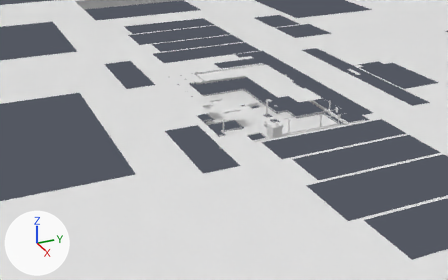
Renders of the glTF model game/assets/props/orison_ground.glb from each side of a commit.
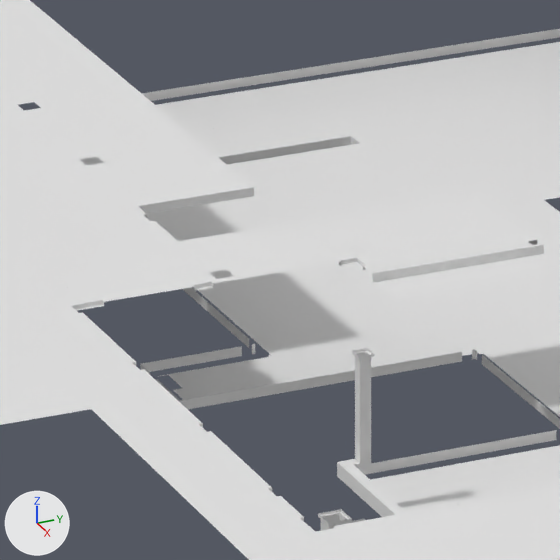
There are two pictures of each version: one from a camera (50 mm lens) standing at (108.99, -54.66, 44.53) and looking at (10.29, -10.25, -4.82), one close up on the part from 42% to 54% of the width and 31% to 50% of the height. Arrows for +X, +Y and +Z are at lower left; the lights stay in place. The older version's two pictures come first. Vertices at exactly the same position are counted once.

Objects in the first close-up: 'Court_asphalt_N1_P2', 'Court_asphalt_P0_P2', 'Court_asphalt_P0_P3', 'Court_asphalt_P1_P2', 'Court_asphalt_P1_P3', 'Court_asphalt_P4_P3', 'Court_soil_N1_P0', 'Court_soil_N2_P0', 'Court_soil_P0_P1', 'Court_soil_P0_P2', 'Court_soil_P1_P1', 'Court_soil_P1_P2', 'Court_soil_P1_P3', 'Court_soil_P2_P2' and 29 more.
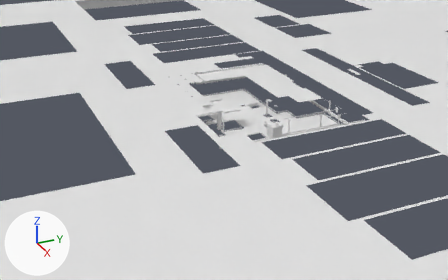
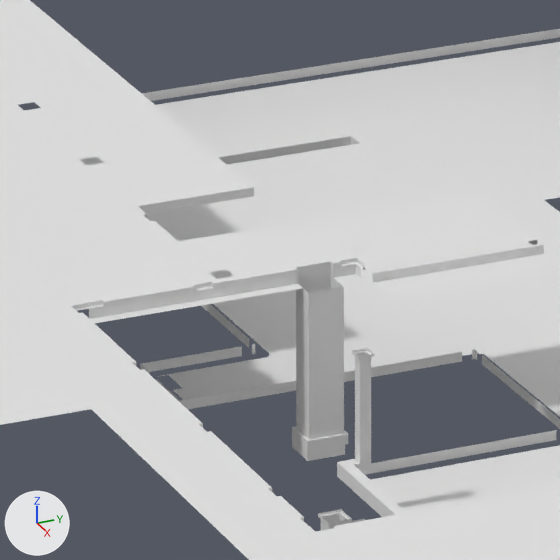
Where the newer file only moved an object's origin or applied its transform, the numbers keep the older frame.

Where the change shows, as pixel boxes (x1, y1, x2, y2) in the close-ups (560 x 560 px; the box of a moved part takes in the faces that stretch with it):
'Court_asphalt_P1_P3', reshaped
    before: (0, 217, 216, 326)
    after: (0, 217, 217, 326)
'Court_soil_P2_P2', reshaped (19% wider)
    before: (337, 274, 505, 513)
    after: (305, 274, 505, 513)
'Court_asphalt_P1_P2', reshaped (19% taller)
    before: (142, 210, 428, 283)
    after: (142, 210, 428, 297)
'Court_soil_P1_P2', reshaped, moved (34% taller)
    before: (157, 262, 363, 409)
    after: (157, 262, 363, 459)
'Court_soil_P1_P3', reshaped
    before: (75, 286, 213, 311)
    after: (75, 286, 222, 323)
part 1 of me_court_asphalt_p1_p2, built on
    before: (192, 223, 340, 279)
    after: (192, 223, 341, 297)
part 2 of me_court_asphalt_p1_p3, added
    after: (104, 283, 217, 316)
part 3 of me_court_soil_p1_p2, moved or reshaped
    both: (157, 370, 355, 409)
part 4 of me_court_soil_p1_p2, moved or reshaped
    before: (173, 352, 355, 400)
    after: (173, 356, 355, 400)
part 5 of me_court_soil_p1_p2, added
    after: (292, 276, 346, 459)
part 6 of me_court_soil_p1_p2, added
    after: (334, 262, 363, 282)
part 7 of me_court_soil_p1_p2, added
    after: (217, 284, 303, 302)
part 8 of me_court_soil_p1_p3, added
    after: (89, 288, 222, 323)
part 9 of me_court_soil_p2_p2, added
    after: (305, 286, 348, 461)

Patch to the scene script:
```diff
--- a/game/assets/props/orison_ground.glb.py
+++ b/game/assets/props/orison_ground.glb.py
@@ me_court_asphalt_p1_p2 @@
-me_court_asphalt_p1_p2.from_pydata(...)  # 43 vertices, 36 faces; spans x -2.0..2.0, y -2.0..2.0, z -0.09..0.09
+me_court_asphalt_p1_p2.from_pydata(...)  # 55 vertices, 50 faces; spans x -2.0..2.0, y -2.0..2.0, z -0.19..0.09
+# me_court_asphalt_p1_p2 part 1
+# 2 faces are deleted
+# 12 vertices are added at x -0.6..1.56, y -2.0..0.45, z -0.19..0.09
+# 16 new faces join them
 me_court_asphalt_p1_p2.materials.append(mat_asphalt)
@@ me_court_asphalt_p1_p3 @@
 # verts and faces of me_court_asphalt_p1_p3; kept vertices keep their numbers, new ones are numbered from 33
-me_court_asphalt_p1_p3.from_pydata(...)  # 33 vertices, 32 faces; spans x -2.0..2.0, y -2.0..2.0, z -0.04..0.04
+me_court_asphalt_p1_p3.from_pydata(...)  # 37 vertices, 36 faces; spans x -2.0..2.0, y -2.0..2.0, z -0.24..0.04
+# me_court_asphalt_p1_p3 part 2
+for new, old in zip([*range(33, 37)], [18, 19, 22, 23]): verts[new] = verts[old] + (0.0, 0.0, -0.28)
+faces += [(18, 34, 19), (18, 33, 34), (22, 36, 23), (22, 35, 36)]
 me_court_asphalt_p1_p3.materials.append(mat_asphalt)
@@ me_court_soil_p1_p2 @@
-me_court_soil_p1_p2.from_pydata(...)  # 20 vertices, 12 faces; spans x -1.94..1.94, y -1.93..1.93, z -1.65..1.65
+me_court_soil_p1_p2.from_pydata(...)  # 54 vertices, 44 faces; spans x -2.0..2.0, y -2.0..2.0, z -1.75..1.75
+# me_court_soil_p1_p2 part 3: the loose piece of 6 vertices spanning x -1.69..-0.54, y -1.93..1.93, z -1.65..-1.45 is moved by (-0.06, 0.07, 0.1)
+# me_court_soil_p1_p2 part 4: the loose piece of 7 vertices spanning x -1.94..-0.78, y -1.68..1.93, z -1.65 is moved by (-0.06, 0.07, 0.1)
+# me_court_soil_p1_p2 part 5: a new loose piece of 24 vertices spanning x 1.39..2.0, y -0.46..0.36, z -1.75..1.55, in mat_soil (white #e7e7e7)
+# me_court_soil_p1_p2 part 6: a new loose piece of 13 vertices spanning x 1.48..1.88, y 0.3..0.81, z 1.55..1.75, in mat_soil (white #e7e7e7)
+# me_court_soil_p1_p2 part 7: 4 vertices added at x 1.56..1.8, y -2.0..-0.4, z 1.55
+# other edits to the shape of me_court_soil_p1_p2 do not show in these pictures
 me_court_soil_p1_p2.materials.append(mat_soil)
@@ me_court_soil_p1_p3 @@
 # verts and faces of me_court_soil_p1_p3; kept vertices keep their numbers, new ones are numbered from 14
-me_court_soil_p1_p3.from_pydata(...)  # 14 vertices, 8 faces; spans x -0.19..0.19, y -1.38..1.38, z 0.0
+me_court_soil_p1_p3.from_pydata(...)  # 22 vertices, 14 faces; spans x -0.19..0.19, y -1.38..1.44, z -0.2..0.0
+# me_court_soil_p1_p3 part 8
+for new, old in zip([14, 15, 16], [2, 3, 7]): verts[new] = verts[old] + (0.0, 0.0, -0.2)
+verts[17] = (-0.11, -1.06, 0.0)  # pixel (88, 308)
+verts[18] = (-0.11, -1.06, -0.2)  # pixel (89, 318)
+verts[19] = (-0.11, 1.44, -0.2)  # pixel (217, 297)
+verts[20] = (0.13, -1.06, -0.2)  # pixel (94, 323)
+verts[21] = (0.13, 1.44, -0.2)  # pixel (222, 301)
+faces += [(2, 15, 3), (2, 14, 15), (7, 17, 16), (16, 17, 18), (18, 20, 19), (19, 20, 21)]
 me_court_soil_p1_p3.materials.append(mat_soil)
@@ me_court_soil_p2_p2 @@
-me_court_soil_p2_p2.from_pydata(...)  # 52 vertices, 56 faces; spans x -1.81..1.82, y -1.55..1.56, z -1.6..1.6
+me_court_soil_p2_p2.from_pydata(...)  # 74 vertices, 78 faces; spans x -2.18..1.82, y -1.55..1.56, z -1.8..1.6
+# me_court_soil_p2_p2 part 9: a new loose piece of 22 vertices spanning x -2.18..-2.09, y -0.9..-0.09, z -1.8..1.5, in mat_soil (white #e7e7e7)
 me_court_soil_p2_p2.materials.append(mat_soil)
@@ ob_court_soil_p1_p2 @@
 ob_court_soil_p1_p2 = bpy.data.objects.new('Court_soil_P1_P2', me_court_soil_p1_p2)
-ob_court_soil_p1_p2.location = (5.94, -9.93, -1.75)
+ob_court_soil_p1_p2.location = (6.0, -10.0, -1.85)
```
